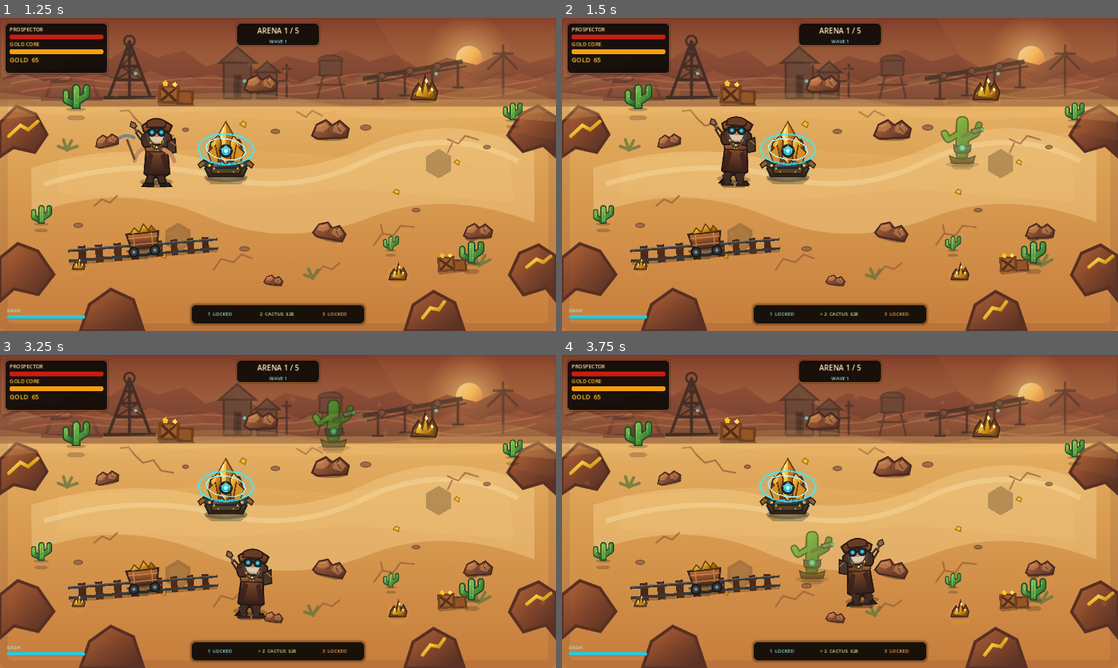
Above: before the commit, frames 1-4 (two rows, left to right).
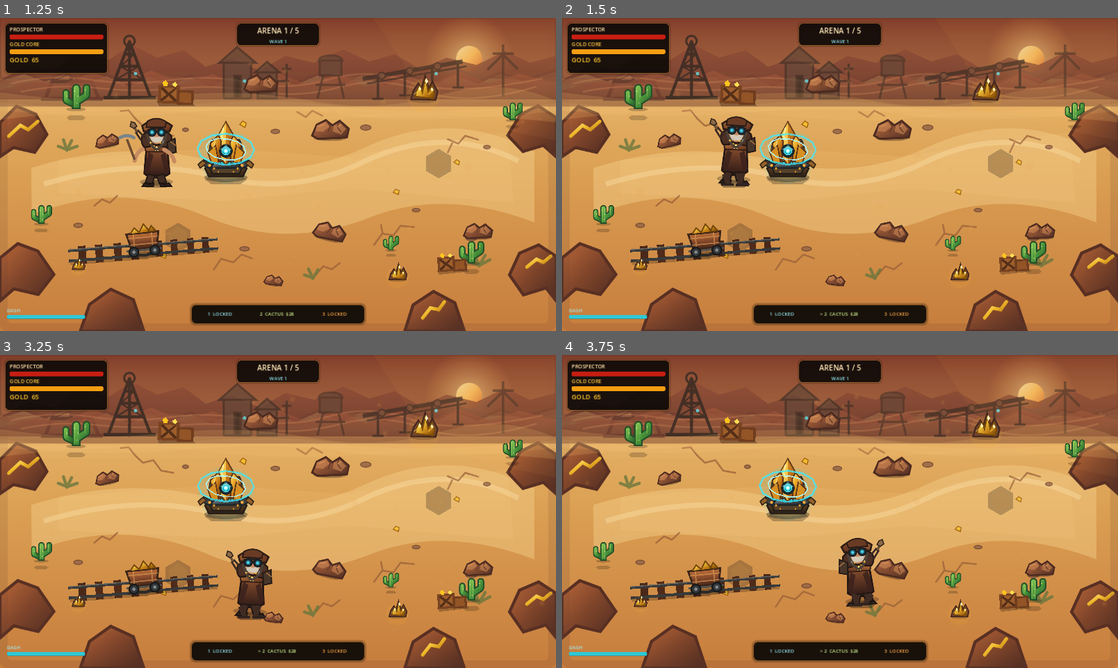
Above: after the commit, the same moments.

Repository: motomotoo1997-art/monster-quest
Game: Godot game, scene res://scenes/main/Main.tscn
Two runs of this game, one before a commit and one after it. Both use one fixed random seed, a clock stepped at 60 frames per second and the inputs below.
Inputs (mouse positions are in pixels of both pictures, inside the frame that each line leads up to):
- Up to frame 1 (1.25 s): click "START RUN" at 0.5 s
- Up to frame 2 (1.5 s): tap Enter at 1.25 s; move the mouse to (962, 158) at 1.27 s; hold D (move_right) from 1.28 s (still down); tap E (ability_e) at 1.35 s
- Up to frame 3 (3.25 s): tap Q (ability_q) at 1.55, 2.1 s; move the mouse to (166, 527) at 2.02 s; release D (move_right) at 2.03 s; hold S (move_down) 2.03-2.78 s; tap 1 (build_1) at 2.3, 2.85 s; move the mouse to (333, 442) at 2.77 s; hold D (move_right) from 2.78 s (still down); tap 2 (build_2) at 3.05 s
- Up to frame 4 (3.75 s): move the mouse to (812, 574) at 3.52 s; release D (move_right) at 3.53 s; hold W (move_up) from 3.53 s (still down); tap 2 (build_2) at 3.6 s

Frame 1 is identical in both runs. In frame 2, 0.7% of the frame differs, in the area x 68-76%, y 31-49%; in frame 3, 0.7%; in frame 4, 0.7%.

Commit message:
gameplay: build defenses inside active Y-sort arena

Diff:
--- a/gold-rush-roguelike/scripts/systems/build_controller.gd
+++ b/gold-rush-roguelike/scripts/systems/build_controller.gd
@@ -7,6 +7,7 @@
 signal defense_unlocked(slot: int)
 
 @export var economy_path: NodePath
+@export var arena_controller_path: NodePath
 @export var defense_scenes: Array[PackedScene] = []
 @export_flags_2d_physics var build_zone_mask: int = 16
 @export_flags_2d_physics var blocking_mask: int = 1
@@ -16,11 +17,15 @@
 var unlocked_slots: Array[int] = [2]
 var _last_preview_valid := false
 var economy: EconomyController
+var arena_controller: ArenaController
 
 
 func _ready() -> void:
 	add_to_group("build_controller")
 	economy = _resolve_economy()
+	arena_controller = _resolve_arena_controller()
+	if arena_controller != null:
+		arena_controller.arena_will_unload.connect(_on_arena_will_unload)
 
 
 func _process(_delta: float) -> void:
@@ -38,6 +43,10 @@
 
 	if preview_instance == null:
 		return
+	if not is_instance_valid(preview_instance):
+		preview_instance = null
+		_last_preview_valid = false
+		return
 	var world_position := _get_mouse_world_position()
 	preview_instance.global_position = world_position
 	var valid := _is_position_valid(world_position)
@@ -70,6 +79,14 @@
 	return unlocked_slots.has(slot)
 
 
+func get_build_parent() -> Node2D:
+	if arena_controller == null or not is_instance_valid(arena_controller):
+		arena_controller = _resolve_arena_controller()
+	if arena_controller != null and arena_controller.current_arena != null and is_instance_valid(arena_controller.current_arena):
+		return arena_controller.current_arena
+	return get_tree().current_scene as Node2D
+
+
 func begin_preview() -> void:
 	cancel_build()
 	var scene := _get_selected_scene()
@@ -78,7 +95,7 @@
 	var preview := scene.instantiate() as DefenseBase
 	if preview == null:
 		return
-	var parent := get_tree().current_scene
+	var parent := get_build_parent()
 	if parent == null:
 		preview.free()
 		return
@@ -101,7 +118,7 @@
 	if not economy.can_afford(cost):
 		defense.free()
 		return false
-	var parent := get_tree().current_scene
+	var parent := get_build_parent()
 	if parent == null:
 		defense.free()
 		return false
@@ -173,7 +190,17 @@
 		_disable_collision_recursive(child)
 
 
+func _on_arena_will_unload(_arena: Node2D) -> void:
+	cancel_build()
+
+
 func _resolve_economy() -> EconomyController:
 	if not economy_path.is_empty():
 		return get_node_or_null(economy_path) as EconomyController
 	return get_tree().get_first_node_in_group("economy_controller") as EconomyController
+
+
+func _resolve_arena_controller() -> ArenaController:
+	if not arena_controller_path.is_empty():
+		return get_node_or_null(arena_controller_path) as ArenaController
+	return get_tree().get_first_node_in_group("arena_controller") as ArenaController
